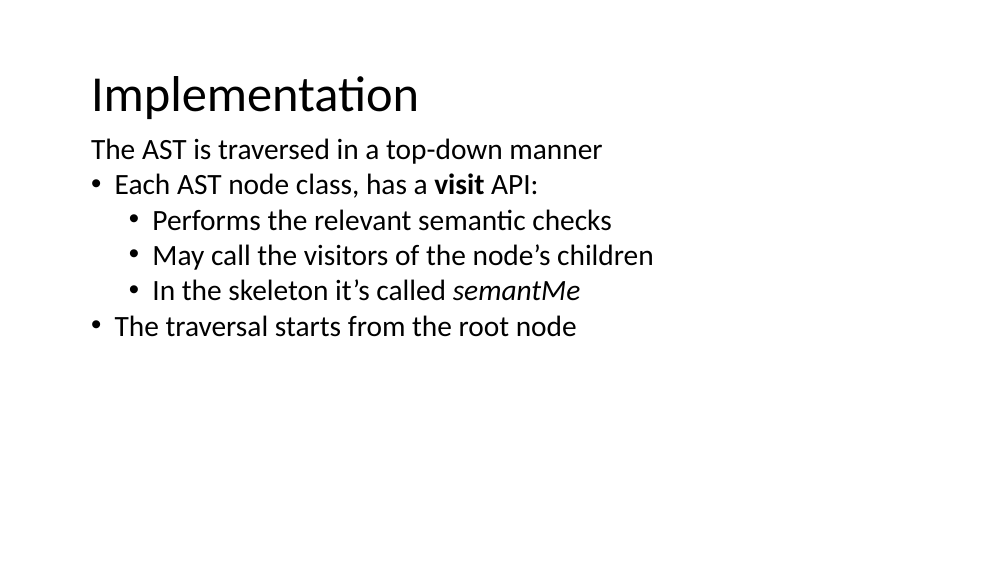
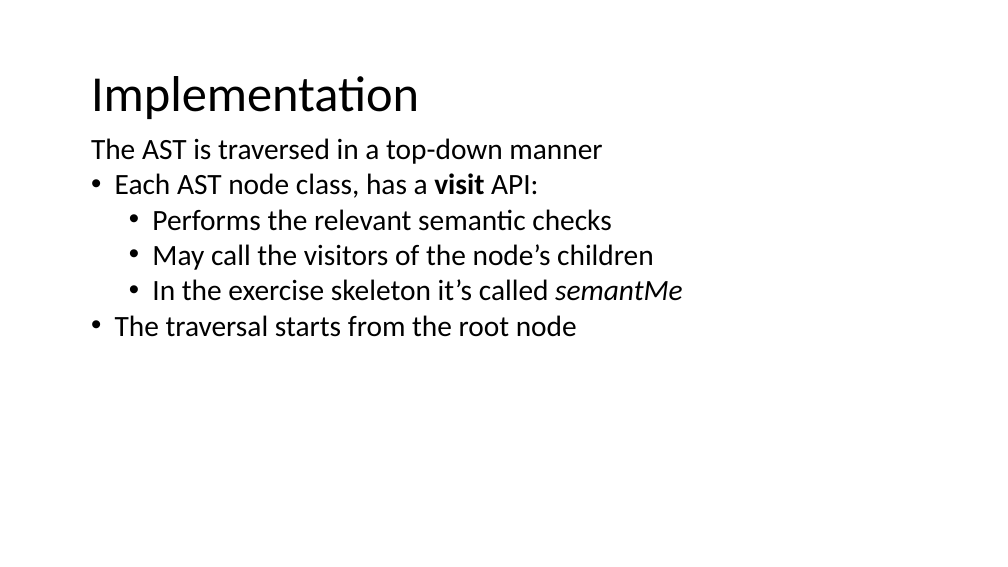
Before and after one commit to nivshani/compilation, a slide deck: slide 138 of slides/semantic.pptx (slide 134 before the commit). Drawn at 1008x567 pixels with LibreOffice and Linux fonts; fonts in the diff are those of the drawing. Boxes give left, top, right and bottom in pixels: in the first picture for what was removed or moved away, otherwise in the second. Text is boxed around its words. In the diff, an @@ line names an element or a change of style, - is before the commit and + after.

```diff
--- a/slides/semantic.pptx
+++ b/slides/semantic.pptx
@@ text at (152,279,683,301): text changed @@
-  • In the skeleton it’s called semantMe
+  • In the exercise skeleton it’s called semantMe
```
Also in this commit, not shown: 8 slides added, 4 slides removed, 1 other file.
